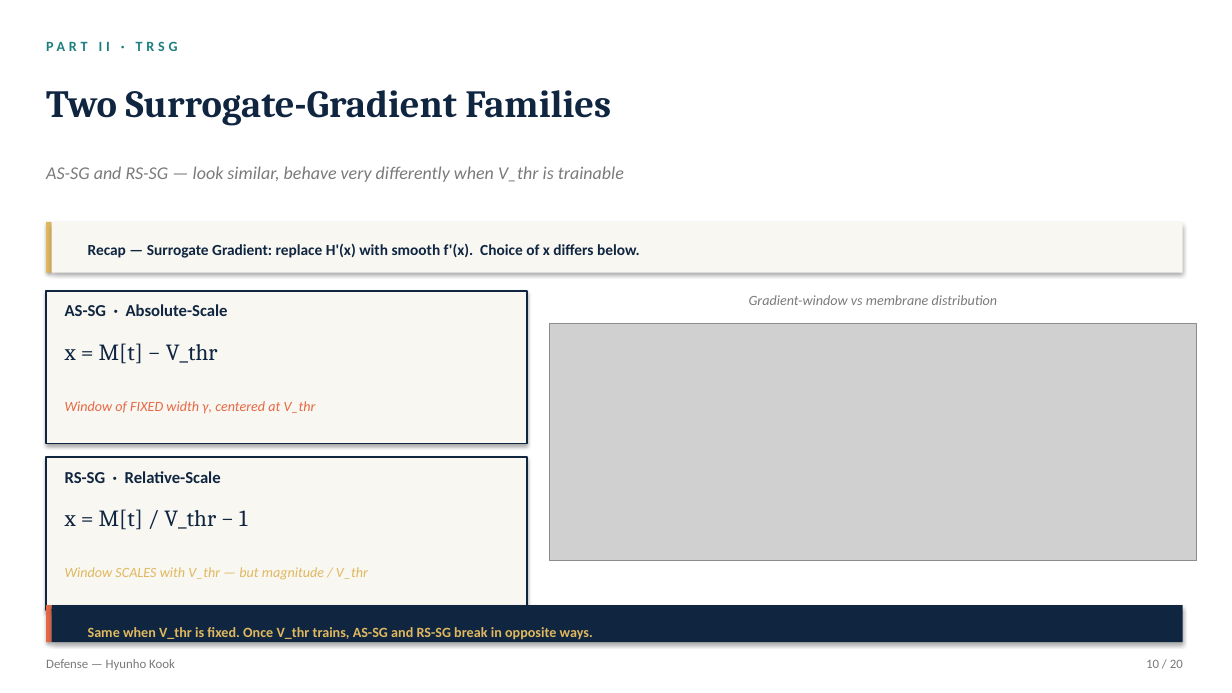
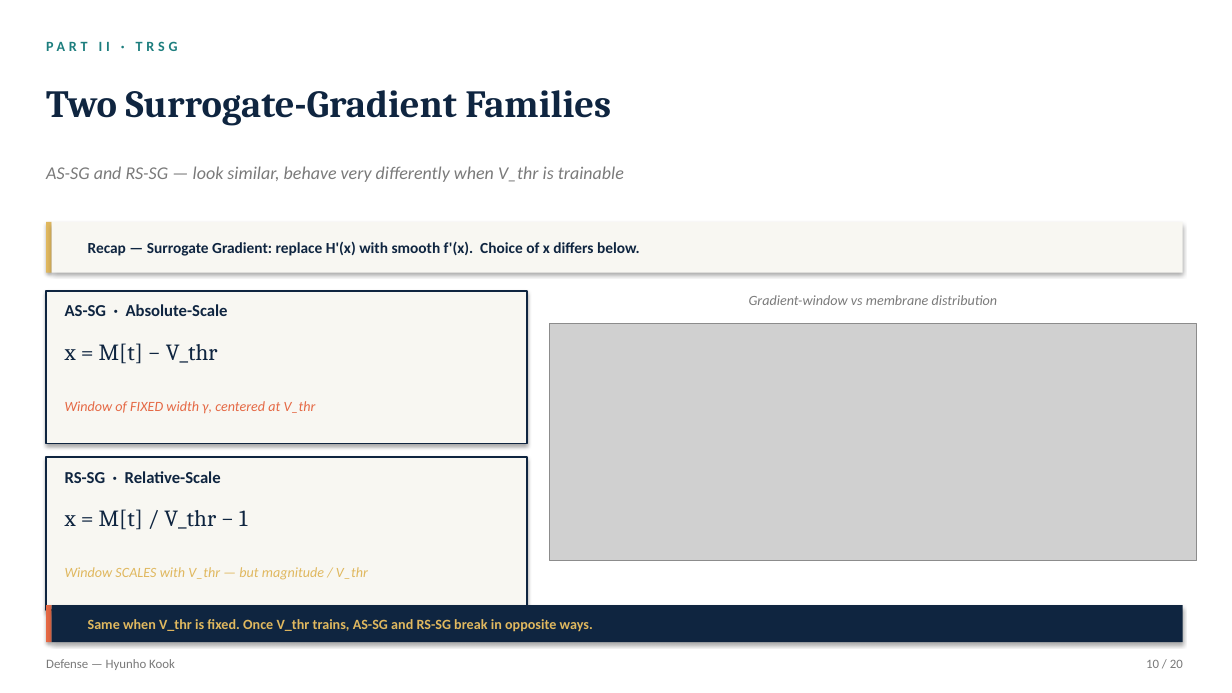
Before and after one commit to kookhh0827/POSTECH_thesis_template_latex, a slide deck: slide 10 of Hyunho_Kook_Master_Defense.pptx. Drawn at 1232x693 pixels with LibreOffice and Linux fonts; fonts in the diff are those of the drawing; grey boxes stand for pictures. Boxes give left, top, right and bottom in pixels: in the first picture for what was removed or moved away, otherwise in the second. Text is boxed around its words. In the diff, an @@ line names an element or a change of style, - is before the commit and + after.

```diff
--- a/Hyunho_Kook_Master_Defense.pptx
+++ b/Hyunho_Kook_Master_Defense.pptx
@@ text "Recap — Surrogate Gradient: replace ..." at [88, 241, 640, 256]: vertical alignment top to middle @@
@@ text "Same when V_thr is fixed. ..." at [88, 619, 593, 632]: vertical alignment top to middle @@
@@ text "Same when V_thr is fixed. ...": place and size @@
-text "Same when V_thr is fixed. ..." at [88, 627, 556, 640]
+text "Same when V_thr is fixed. ..." at [88, 619, 593, 632]
```
Also in this commit, not shown: 14 other slides changed, 1 other file.
